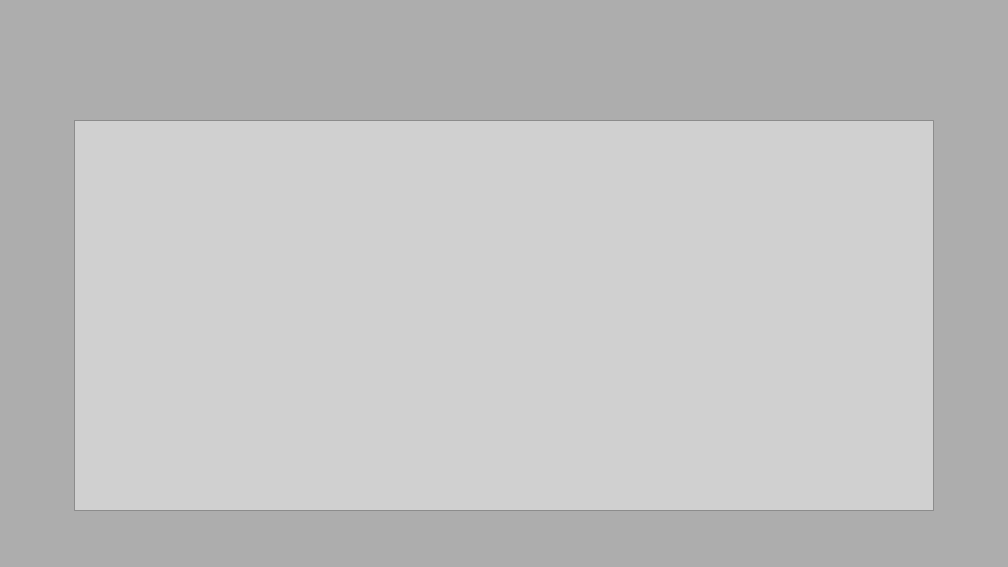
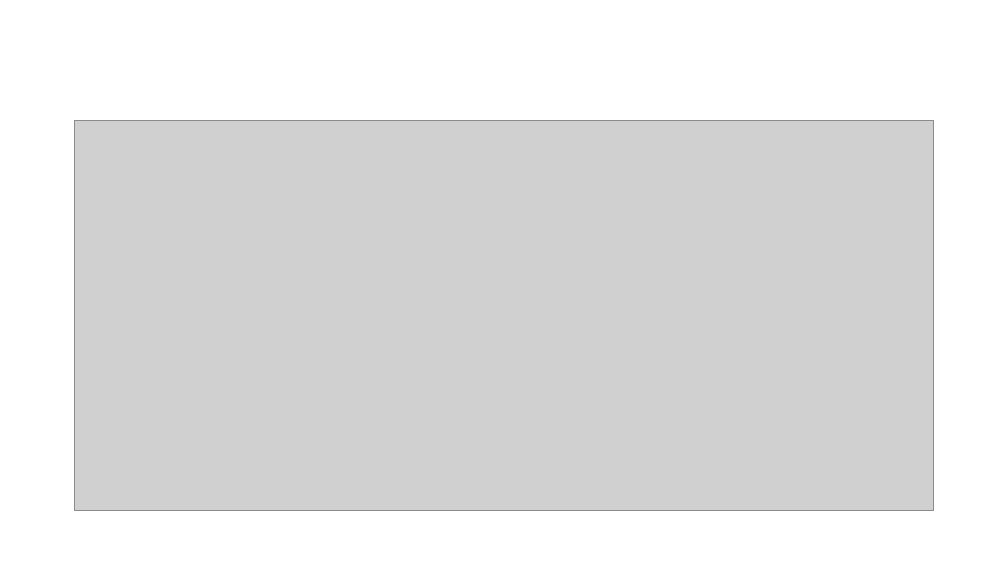
Before and after one commit to AaronCarney/Adult_income_casestudy, a slide deck: slide 7 of Adult Income Prediction.pptx (slide 8 before the commit). Drawn at 1008x567 pixels with LibreOffice and Linux fonts; fonts in the diff are those of the drawing; grey boxes stand for pictures. Boxes give left, top, right and bottom in pixels: in the first picture for what was removed or moved away, otherwise in the second. Text is boxed around its words. In the diff, an @@ line names an element or a change of style, - is before the commit and + after.

```diff
--- a/Adult Income Prediction.pptx
+++ b/Adult Income Prediction.pptx
@@ background #ADADAD to #FFFFFF @@
```
Also in this commit, not shown: 8 other slides changed, 3 slides added, 2 slides removed.
